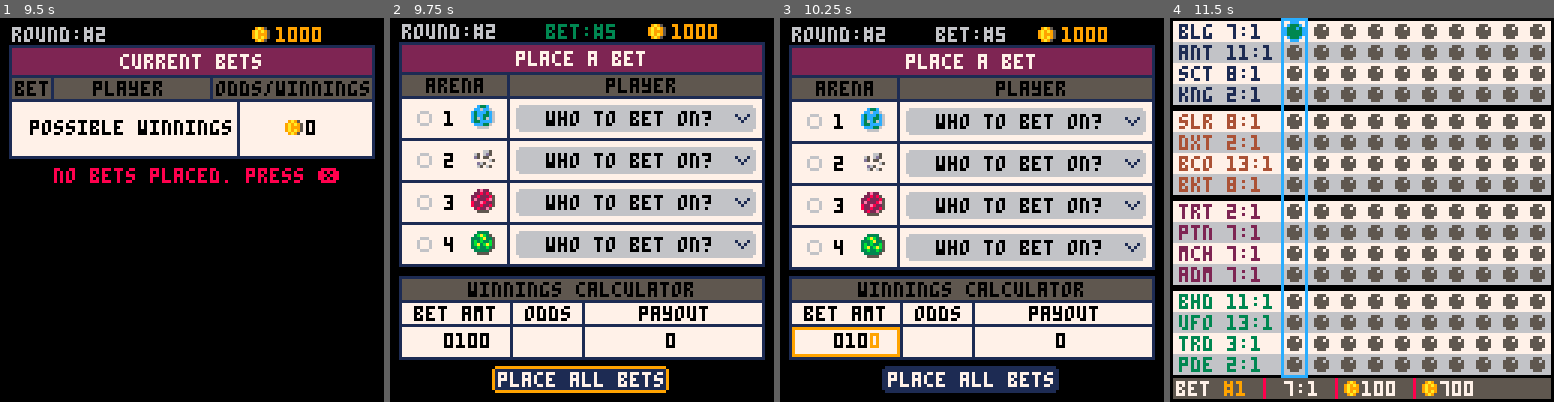
Above: before the commit, frames 1-4 (left to right).
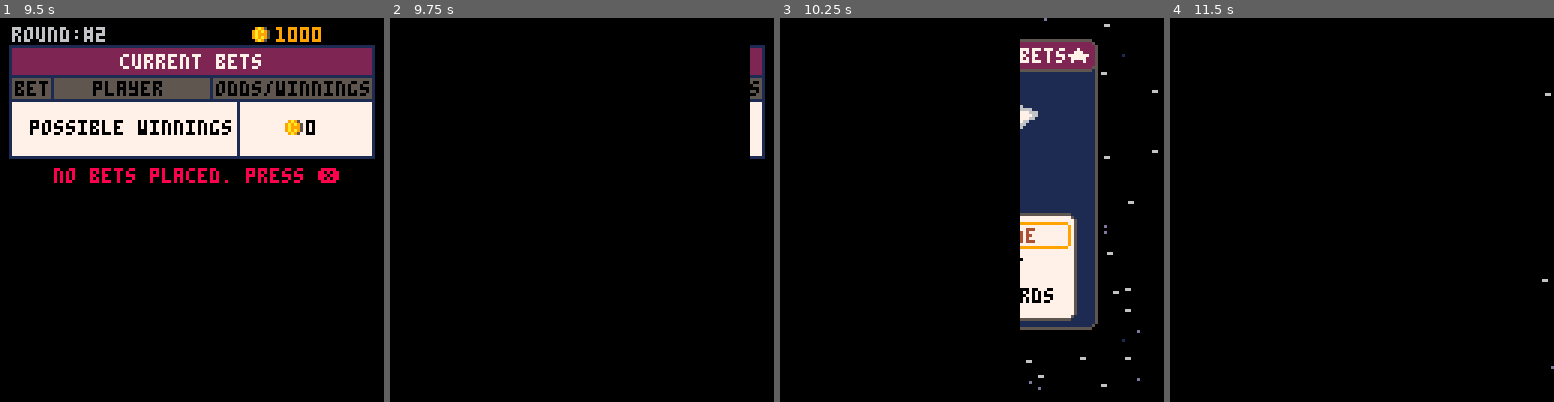
Above: after the commit, the same moments.

Repository: suspicious-smoke/club-bets-pico8
Game: PICO-8 cartridge galaxy_club_bets.p8
Same seed, same stepped clock (60 frames per second), same inputs: the game is played once before the commit and once after it.
Inputs:
- Up to frame 1 (9.5 s): tap X (X key) at 0.33, 1.07, 1.85, 2.97, 4.08, 5.2, 6.32, 7.43, 8.55 s; tap O (Z key) at 0.7, 1.7, 2.1, 2.5, 2.9, 3.3, 3.7, 4.1, 4.5, 4.9, 5.3, 5.7, 6.1, 6.5, 6.9, 7.3, 7.7, 8.1, 8.5, 8.9, 9.3 s; hold Right 1.6-2.1 s; hold Up 2.15-2.42 s; hold Right 2.47-3.03 s; hold Left 3.08-3.58 s; hold Down 3.63-3.97 s; hold Right 4.02-4.68 s; hold Up 4.73-5.03 s; hold Left 5.08-5.68 s; hold Down 5.73-6.03 s; hold Right 6.08-6.58 s; hold Right 6.63-7.13 s; hold Up 7.18-7.45 s; hold Right 7.5-8.07 s; hold Left 8.12-8.62 s; hold Down 8.67-9 s; hold Right from 9.05 s (still down)
- Up to frame 2 (9.75 s): tap X (X key) at 9.67 s; tap O (Z key) at 9.7 s; release Right at 9.72 s
- Up to frame 3 (10.25 s): hold Up 9.77-10.07 s; tap O (Z key) at 10.1 s; hold Left from 10.12 s (still down)
- Up to frame 4 (11.5 s): tap O (Z key) at 10.5, 10.9, 11.3 s; release Left at 10.72 s; hold Down 10.77-11.07 s; tap X (X key) at 10.78 s; hold Right from 11.12 s (still down)

Frame 1 is identical in both runs. In frame 2, 74% of the frame differs, in the area x 2-98%, y 1-98%; in frame 3, 75%; in frame 4, 92%, in the area x 0-100%, y 0-100%.

Commit message:
work on daily bet

Diff:
--- a/galaxy_club_bets.p8
+++ b/galaxy_club_bets.p8
@@ -107,11 +107,9 @@
 	isdailybet=false
 	_upd=blank
 	_drw=blank
-	--init_season()
 	--dummy_bets()
 	--init_quickbetpage()
 	--init_gameover()
-	--init_season()--sets season and sets up bet page
 	--calculate_winners()
 	--init_confirm()
 	--init_watch_race()
@@ -129,6 +127,54 @@
 		end
 	end
 	get_bet_summary()
+end
+
+function save_daily_bet()
+	for i_bet=1,10 do
+		_cbet={1,0,0,0,0}
+		for i_arena=1,4 do
+			for i_plyr=1,4 do
+				if bets[i_bet][2][i_arena][i_plyr] then
+					_cbet[i_arena+1]=i_plyr
+				end
+			end
+		end
+		dset(i_bet,tonum(arr_to_str(_cbet)))--save bet in form 1xxxx where each x is an arena w/ player 0-4
+	end
+	dset(11,month)
+	dset(12,day)
+	dset(13,year)
+end
+
+function load_daily_bet()
+	month,day,year=stat(91),stat(92),stat(90)
+	date=month.."/"..day.."/"..year
+	isdailybet=true
+	srand(year * 10000 + month * 100 + day)
+	reset_bets()
+	reset_season()
+	dailybetplaced=dget(11)==month and dget(12)==day and dget(13)==year
+	if dailybetplaced then
+
+		--load bet info
+		for i_bet=1,10 do
+			_sbet=tostr(dget(i_bet))
+			debug[i_bet]=_sbet
+			if tonum(_sbet)>0 then
+				for i_arena=1,4 do
+					--bets are saved in form 1xxxx
+					--where each x is a player in an arena 0-4
+					plyr=_sbet[i_arena+1]--skip leading 1
+					pnum=tonum(plyr)
+					if pnum>0 then
+						bets[i_bet][2][i_arena][pnum]=true
+						debug[11]="plyr_bet: "..i_arena.." "..pnum
+					end
+				end
+			end
+		end
+	end
+
 end
 
 function init_season()
@@ -189,7 +235,6 @@
 end
 
 function drw_menu()
-	month,day,year=stat(91),stat(92),stat(90)
 	draw_starfield()
 	brdr_rect(21,7,85,97,2,1,5)--big border
 	brdr_rect(21,7,85,11,2,2,5)--red area
@@ -204,15 +249,11 @@
 end
 
 function init_daily_bet()
-	srand(year * 10000 + month * 100 + day)
-	if dget(11)==month and dget(12)==day and dget(13)==year then
-		--bet placed for the day already
-		--show results
+	load_daily_bet()
+	if dailybetplaced then
+		--only show results for bets already placed
+		trn_state(init_confirm)
 	else--go to daily bet
-		date=month.."/"..day.."/"..year
-		--year month day
-		reset_season()
-		isdailybet=true
 		trn_state(init_betpage)
 	end
 
@@ -327,7 +368,7 @@
 
 function drw_betpage()
 	if isdailybet then
-		print("daily bet",4,3+bet_off,6)
+		print("daily bet",4,3+bet_off,9)
 		print(date,85,3+bet_off,5)
 	else
 		print("round:#"..cur_round,4,3+bet_off,6)
@@ -453,7 +494,7 @@
 	line(3,102,124,102,1)--hline2
 	print("bet amt",8,96,0)
 	if isdailybet then
-		print(1,20,105,0)
+		print("n/a",16,105,0)
 	else
 		for i=6,9 do
 			--digit selection colors
@@ -492,6 +533,7 @@
 function init_confirm()
 	scroller=0
 	max_scroll=0
+	bet_off=0
 	o_pcount=0
 	bet_title="current bets"
 	get_bet_summary()
@@ -515,13 +557,22 @@
 	end
 	if btnp(❎) then
 		sfx(3)
-		if qm_mode==1 then
-			init_betpage()
+		if dailybetplaced then
+			--back returns to menu on daily bet
+			trn_state(init_menu)
 		else
-			init_quickbetpage()
+			if qm_mode==1 then
+				init_betpage()
+			else
+				init_quickbetpage()
+			end
 		end
 	elseif btnp(🅾️) then
 		if (has_money or isdailybet) and made_bets then
+			if not dailybetplaced then
+				save_daily_bet()
+				dailybetplaced=true
+			end
 			sfx(5)
 			trn_state(init_watch_race)
 		else
@@ -536,7 +587,7 @@
 	--total winnings box
 	print("possible winnings",10,34+o_pcount-scroller,0)
 	line(79,27+o_pcount-scroller,79,46+o_pcount-scroller,1)
-	tw_str=get_all_odds().." points"
+	tw_str=get_all_odds().." points "
 	if not isdailybet then
 		tw_str=arr_to_str(total_winnings)
 		spr(37,96-#tw_str*2,32+o_pcount-scroller)--coin
@@ -581,7 +632,7 @@
 function draw_bet_summary()
 	if isdailybet then
 		print("daily bet",4,3+bet_off,6)
-		print(date,85,3+bet_off,5)
+		print(date,85,3+bet_off,6)
 	else
 		print("round:#"..cur_round,4,3-scroller,6)
 		spr(37,83,1-scroller)--coin
@@ -684,7 +735,12 @@
 		end
 	end
 	if btnp(🅾️) then
-		trn_state(finish_round)
+		if isdailybet then
+			trn_state(init_menu)
+		else
+			trn_state(finish_round)
+		end
+
 	end
 end
 
@@ -693,11 +749,14 @@
 	--total winnings box
 	print("winnings",45,34+o_pcount-scroller,0)
 	line(79,27+o_pcount-scroller,79,46+o_pcount-scroller,1)
-	tw_str=arr_to_str(winning_cash)
-	if #tw_str==0 then
-		tw_str="0"
-	end
-	spr(37,96-#tw_str*2,32+o_pcount-scroller)--coin
+	tw_str=get_winning_odds().." points "
+	if not isdailybet then
+		tw_str=arr_to_str(winning_cash)
+		if #tw_str==0 then
+			tw_str="0"
+		end
+		spr(37,96-#tw_str*2,32+o_pcount-scroller)--coin
+	end
 	print(tw_str,104-#tw_str*2,34+o_pcount-scroller,0)
 	print("press 🅾️ to continue",25,50+o_pcount-scroller,7)
 end
@@ -1217,6 +1276,17 @@
 	_t_odds=reset_array(9,0)
 	for i_bet=1,10 do
 		_t_odds=arr_add(int_to_arr(bets_odds[i_bet]),_t_odds)
+	end
+	return arr_to_str(_t_odds)
+end
+
+function get_winning_odds()
+	_t_odds=reset_array(9,0)
+	for i_bet=1,10 do
+		if is_winning_bet(bets[i_bet]) then
+			_t_odds=arr_add(int_to_arr(bets_odds[i_bet]),_t_odds)
+		end
+
 	end
 	return arr_to_str(_t_odds)
 end
